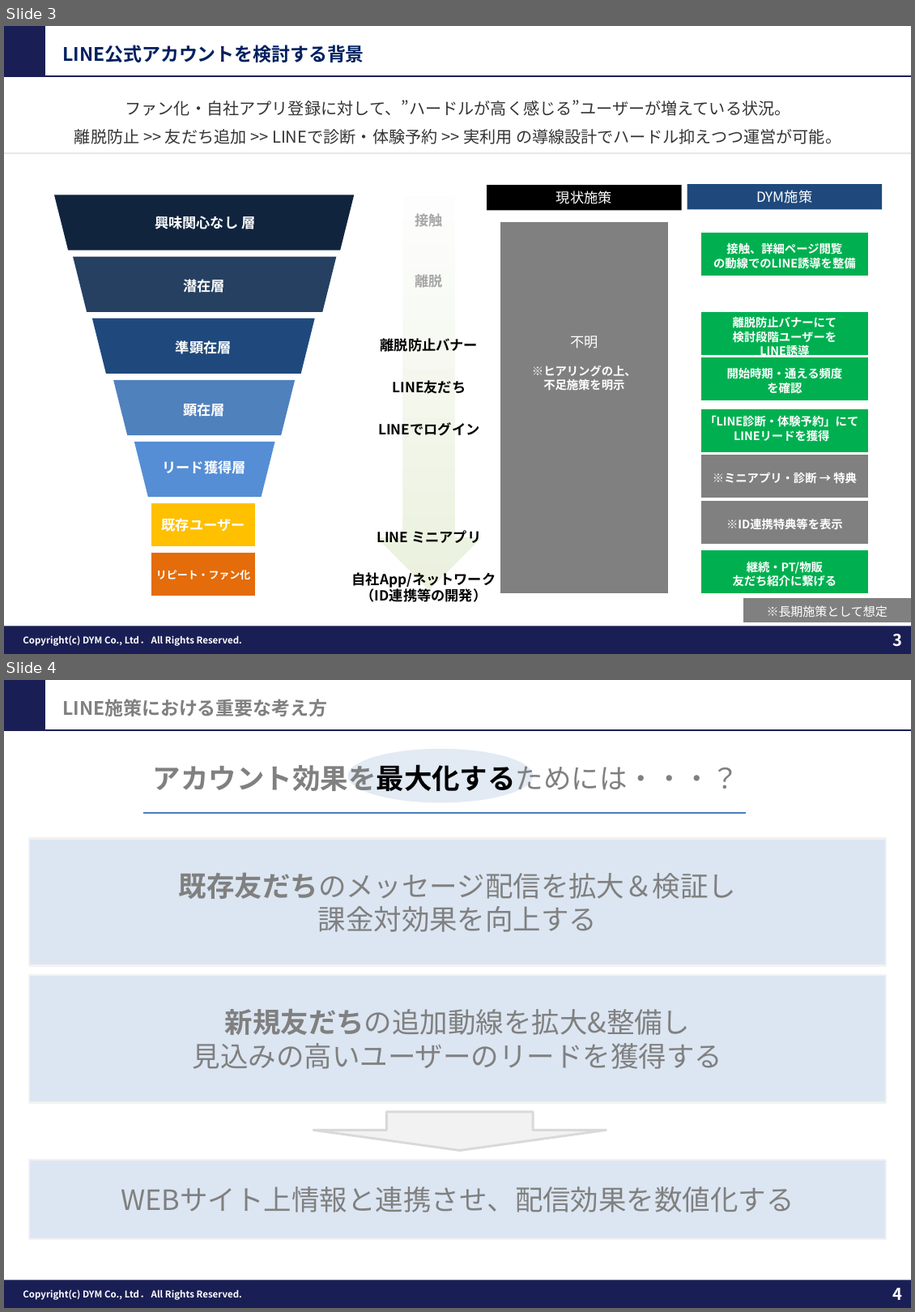
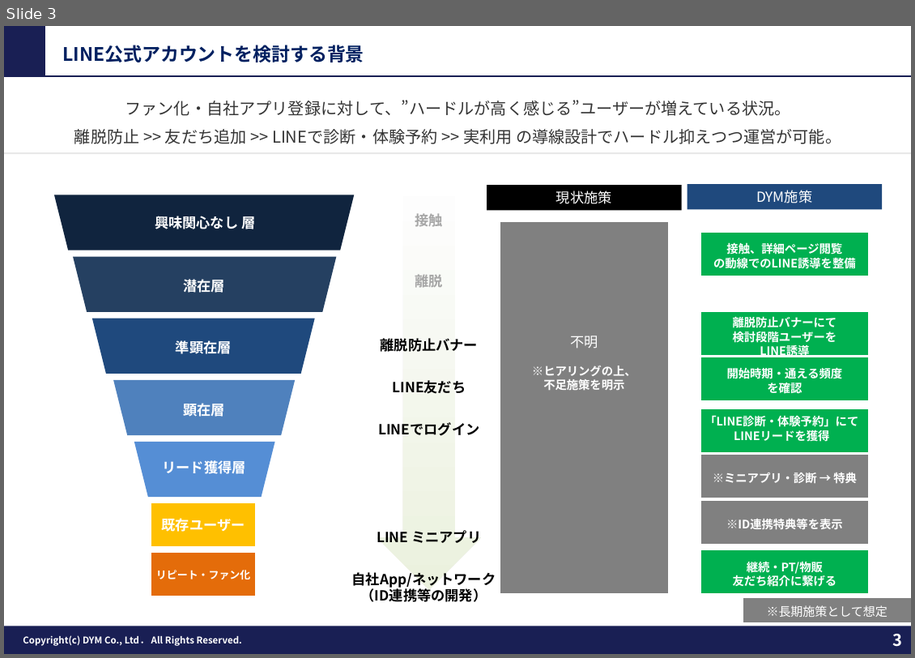
Before and after one commit to tonomura-r-dev/folder, a slide deck: 教育（塾）業界_LINEOA施策提案ver3.pptx. Shown one above the other, each under a label of ours: slides 3 and 4 before the commit, slide 3 after it. The pictures are 915x1312 and 915x658 pixels, drawn with LibreOffice and Linux fonts; fonts in the diff are those of the drawing; background and template pictures are left out. Boxes give left, top, right and bottom in pixels: in the first picture for what was removed or moved away, otherwise in the second. Text is boxed around its words. In the diff, an @@ line names an element or a change of style, - is before the commit and + after.

```diff
--- a/教育（塾）業界_LINEOA施策提案ver3.pptx
+++ b/教育（塾）業界_LINEOA施策提案ver3.pptx
@@ slide 4 removed at [4,680,911,1308], background #FFFFFF; not listed: 5 template elements that a slide beside it also shows @@
@@ text removed at [62,699,327,716] @@
-LINE施策における重要な考え方
@@ ellipse removed at [348,749,534,802] @@
@@ text removed at [153,764,739,792] @@
-アカウント効果を最大化するためには・・・？
@@ line removed from (143, 813) to (746, 813) @@
@@ rectangle removed at [29,838,886,966] @@
-既存友だちのメッセージ配信を拡大＆検証し
-課金対効果を向上する
@@ rectangle removed at [29,975,886,1102] @@
-新規友だちの追加動線を拡大&整備し
-見込みの高いユーザーのリードを獲得する
@@ down arrow removed at [314,1113,607,1151] @@
@@ rectangle removed at [29,1160,886,1240] @@
-WEBサイト上情報と連携させ、配信効果を数値化する
```
Also in this commit, not shown: 8 slides changed, 8 other slides removed, 3 other files.
